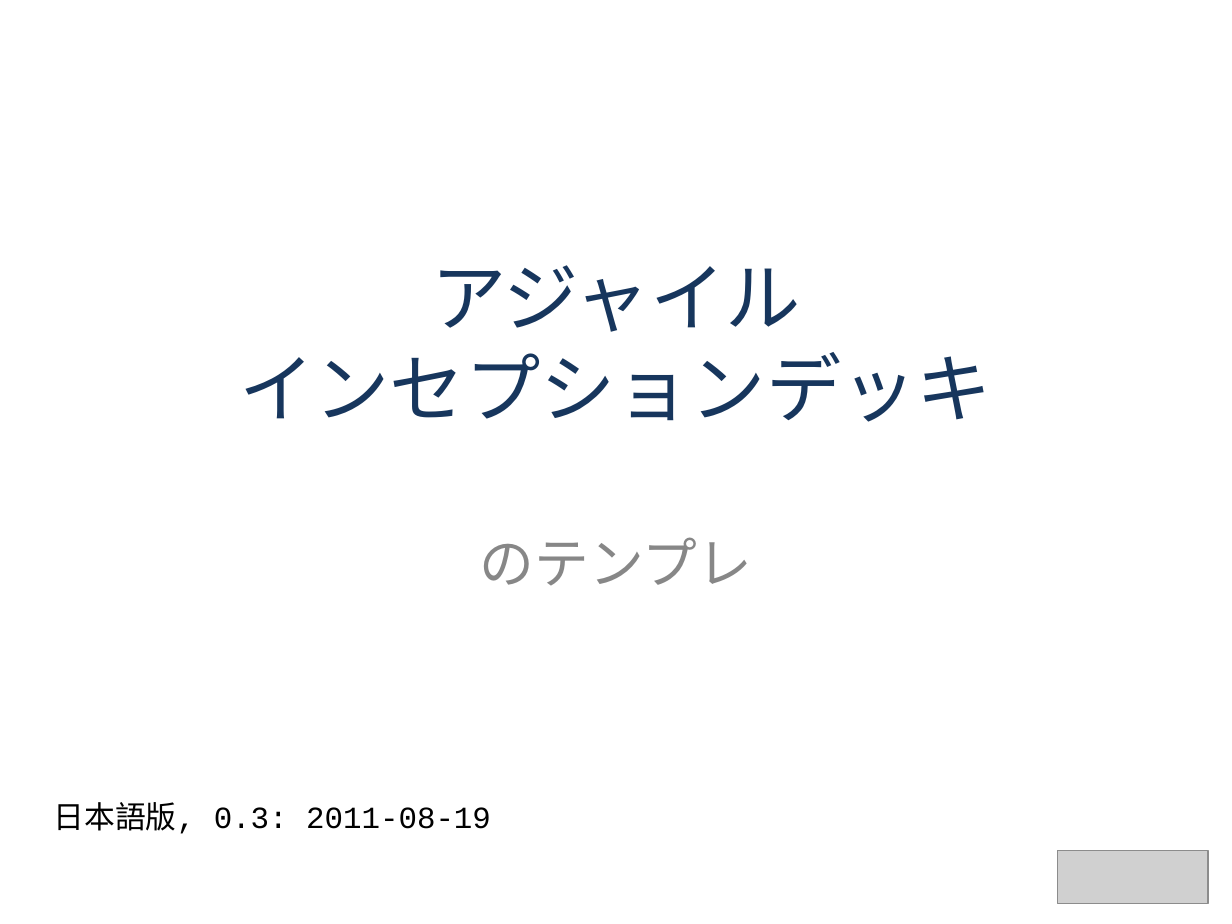
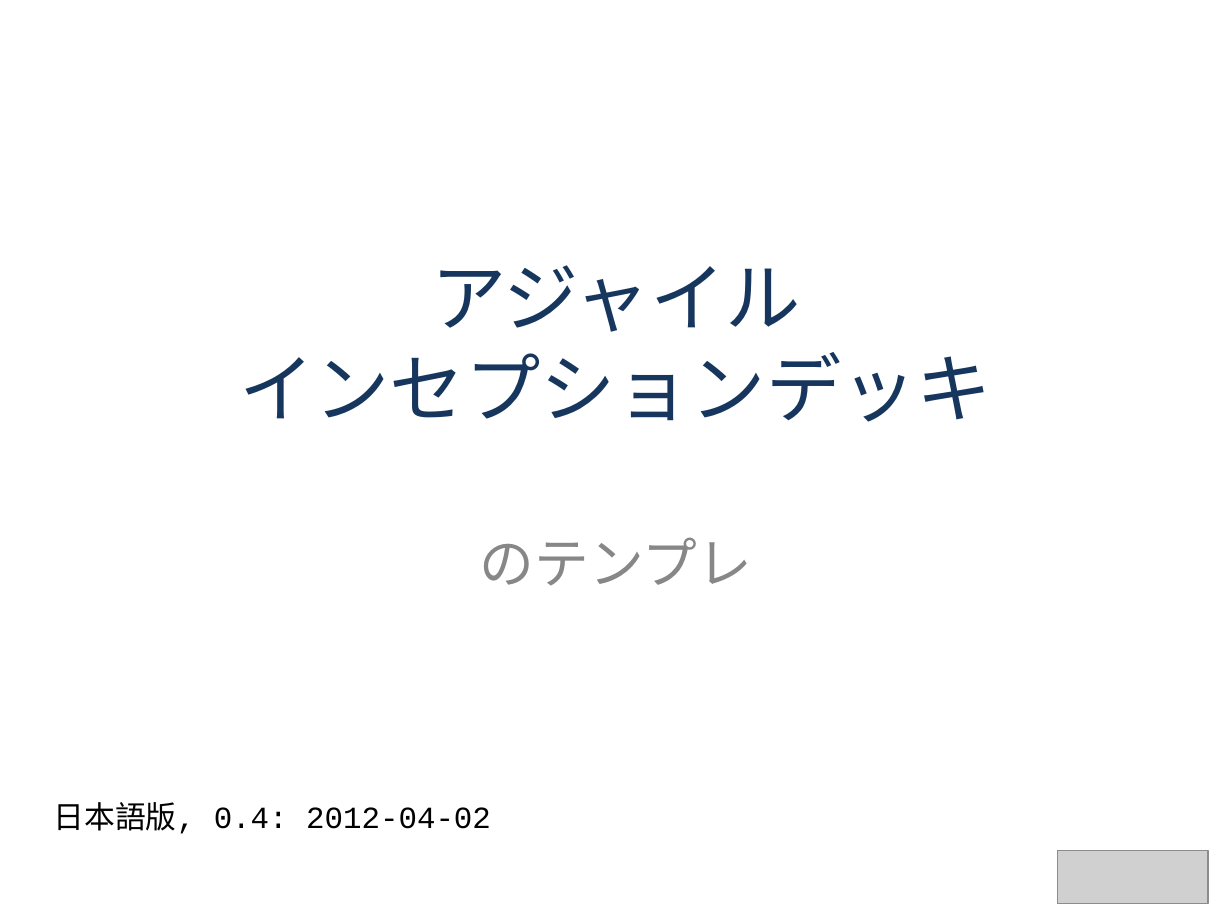
Before and after one commit to agile-samurai-ja/support, a slide deck: slide 1 of blank-inception-deck/blank-inception-deck1-ja.ppt. Drawn at 1232x924 pixels with LibreOffice and Linux fonts; fonts in the diff are those of the drawing; grey boxes stand for pictures. Boxes give left, top, right and bottom in pixels: in the first picture for what was removed or moved away, otherwise in the second. Text is boxed around its words. In the diff, an @@ line names an element or a change of style, - is before the commit and + after.

```diff
--- a/blank-inception-deck/blank-inception-deck1-ja.ppt
+++ b/blank-inception-deck/blank-inception-deck1-ja.ppt
@@ text at [54, 802, 491, 834]: text changed @@
-日本語版, 0.3: 2011-08-19
+日本語版, 0.4: 2012-04-02
```
Also in this commit, not shown: 2 other slides changed, 2 other files.
